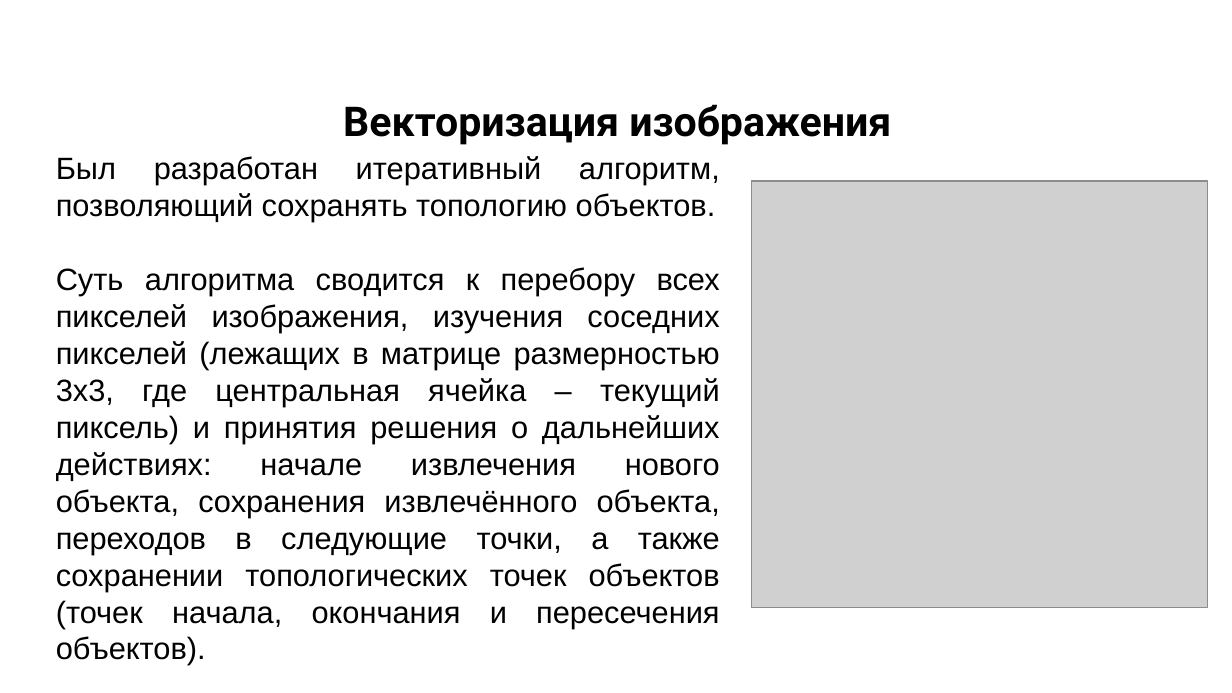
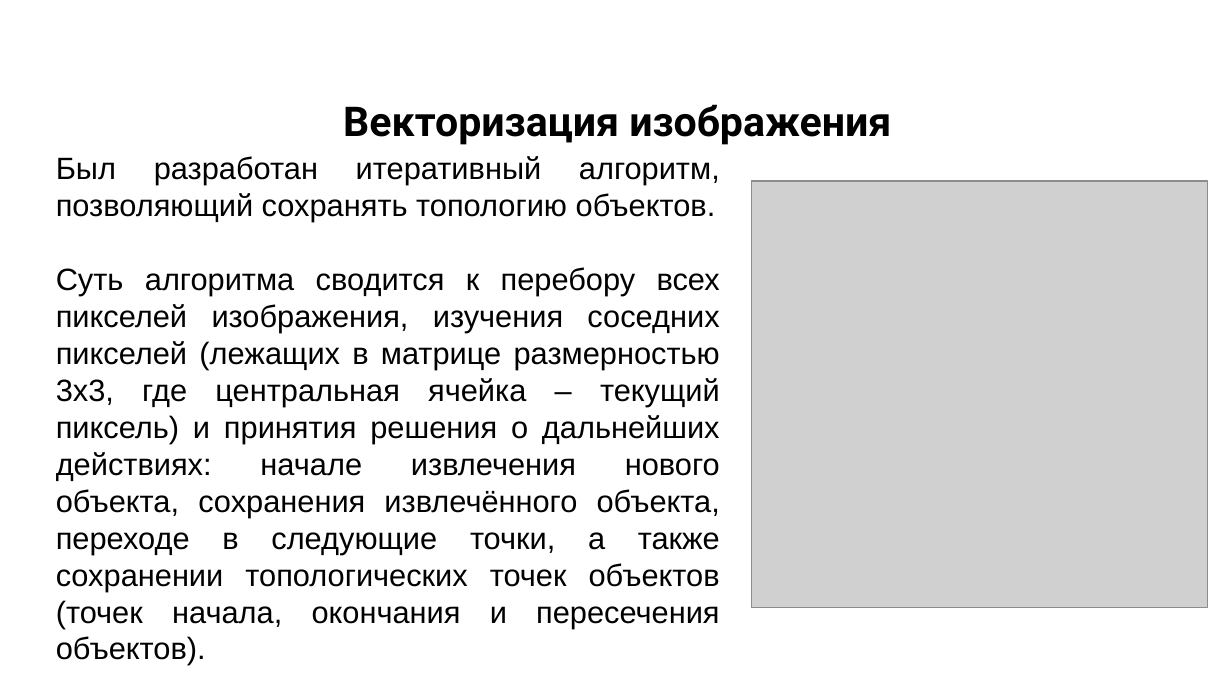
Before and after one commit to alexdegtev/FormingVectorModel, a slide deck: slide 13 of docs/Магистерская диссертация. Дёгтев А.С. 1.ppt. Drawn at 1232x693 pixels with LibreOffice and Linux fonts; fonts in the diff are those of the drawing; grey boxes stand for pictures; background and template pictures are left out. Boxes give left, top, right and bottom in pixels: in the first picture for what was removed or moved away, otherwise in the second. Text is boxed around its words. In the diff, an @@ line names an element or a change of style, - is before the commit and + after.

Commit message:
Edited text, presentation, UML-scheme

```diff
--- a/docs/Магистерская диссертация. Дёгтев А.С. 1.ppt
+++ b/docs/Магистерская диссертация. Дёгтев А.С. 1.ppt
@@ text at (x1=56, y1=267, x2=720, y2=665): text changed @@
-Суть алгоритма сводится к перебору всех пикселей изображения, изучения соседних пикселей (лежащих в матрице размерностью 3x3, где центральная ячейка – текущий пиксель) и принятия решения о дальнейших действиях: начале извлечения нового объекта, сохранения извлечённого объекта, переходов в следующие точки, а также сохранении топологических точек объектов (точек начала, окончания и пересечения объектов).
+Суть алгоритма сводится к перебору всех пикселей изображения, изучения соседних пикселей (лежащих в матрице размерностью 3x3, где центральная ячейка – текущий пиксель) и принятия решения о дальнейших действиях: начале извлечения нового объекта, сохранения извлечённого объекта, переходе в следующие точки, а также сохранении топологических точек объектов (точек начала, окончания и пересечения объектов).
```
Also in this commit, not shown: 1 other slide changed, 33 other files.
